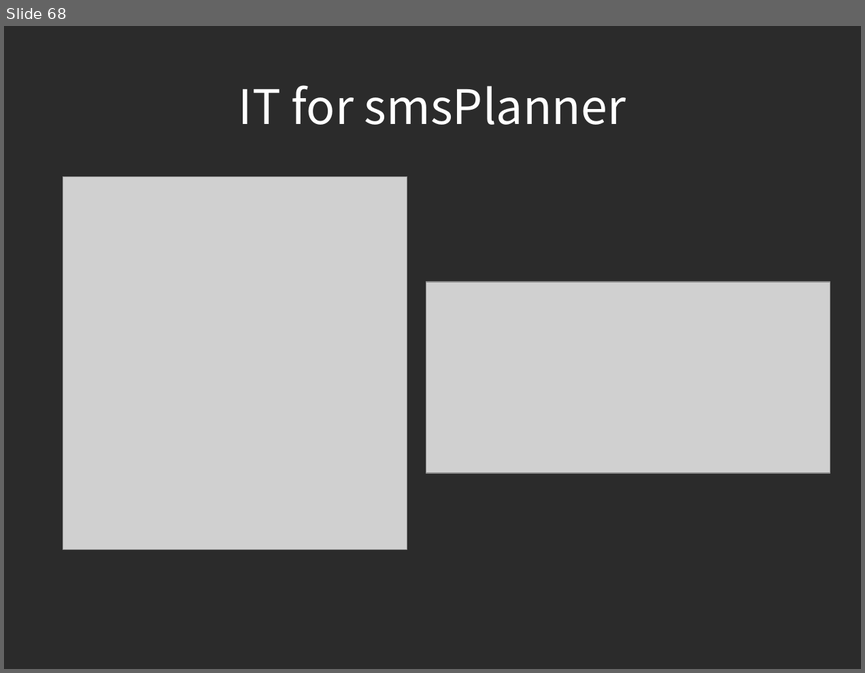
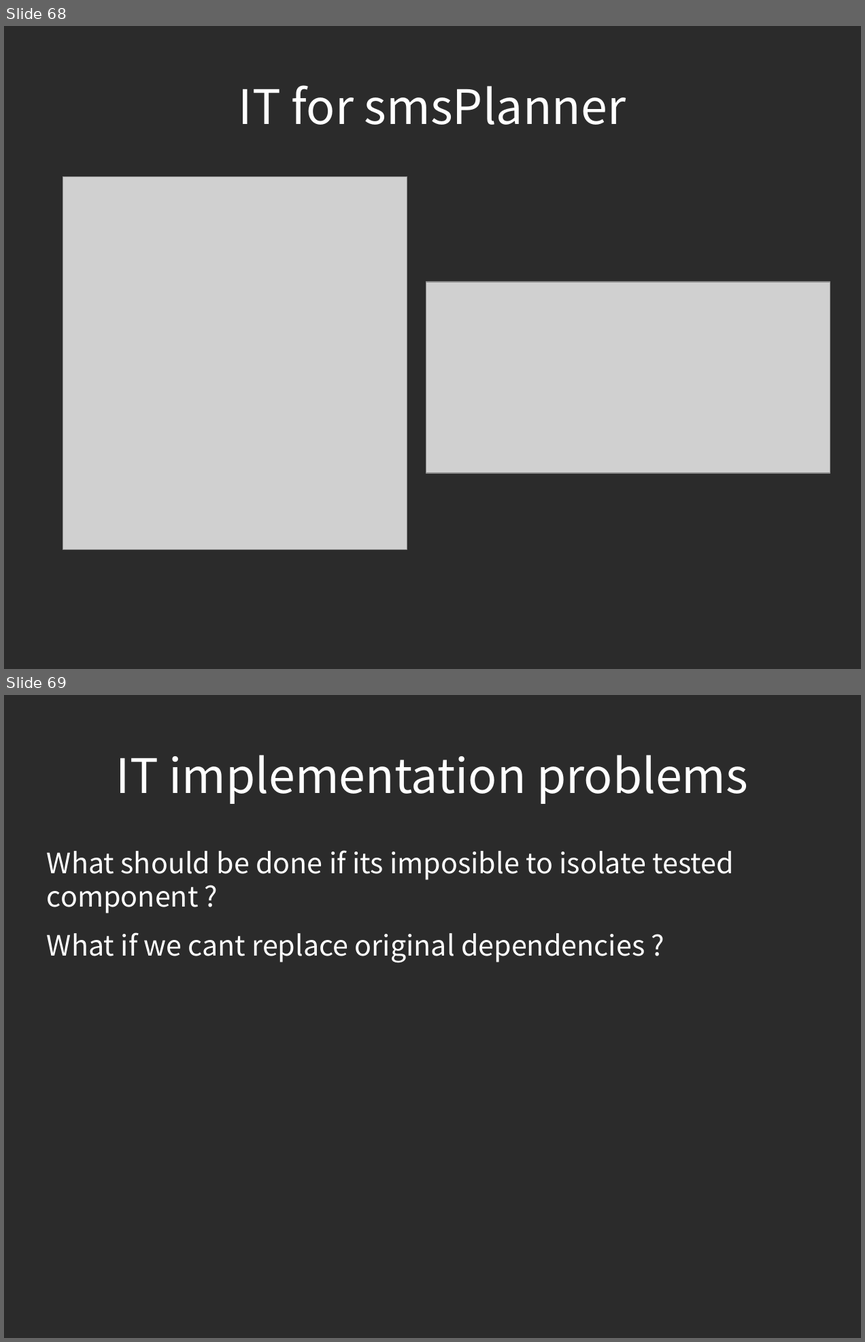
Before and after one commit to piotrek24061988/AutomaticTesting, a slide deck: module1/doc/AutomatedTesting.odp. Shown one above the other, each under a label of ours: slide 68 before the commit, slides 68 and 69 after it. The pictures are 865x673 and 865x1342 pixels, drawn with LibreOffice and Linux fonts; fonts in the diff are those of the drawing; grey boxes stand for pictures; background and template pictures are left out; a plain dark background stands for a picture behind light text. Boxes give left, top, right and bottom in pixels: in the first picture for what was removed or moved away, otherwise in the second. Text is boxed around its words. In the diff, an @@ line names an element or a change of style, - is before the commit and + after.

```diff
--- a/module1/doc/AutomatedTesting.odp
+++ b/module1/doc/AutomatedTesting.odp
@@ slide 69 added at (x1=4, y1=695, x2=861, y2=1338), background picture (left out) @@
@@ title added at (x1=116, y1=755, x2=748, y2=804), 44 pt, text #FFFFFF @@
+IT implementation problems
@@ text added at (x1=47, y1=850, x2=734, y2=963), 26 pt, text #FFFFFF @@
+What should be done if its imposible to isolate tested component ?
+What if we cant replace original dependencies ?
```
Also in this commit, not shown: 3 other slides added.
